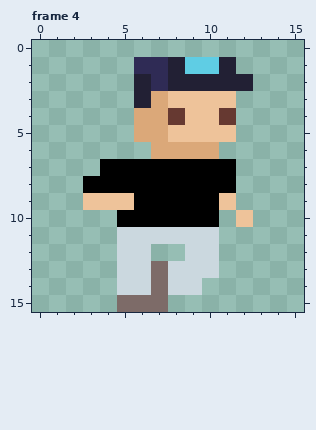
Pixel-art file: sprites/run.aseprite. The first picture shows the starting point.
16x16 pixels, 4 frames. Shown: frame 4. The commit also changed other frames, which this record leaves out.
And afterwards:
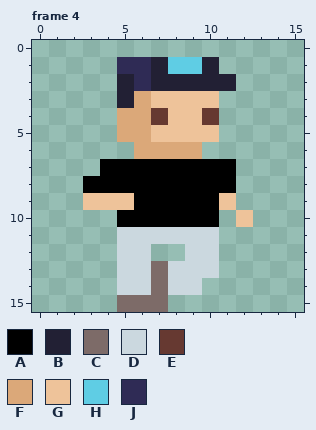
Palette (. is transparent): A #000000  B #222034  C #7d6b68  D #cbd8df  E #663931  F #dba879  G #eec39a  H #5fcde4  J #2f2b55
Log entry: loverboi run+idle animation scenes
From old to new:
Changed rows in their new state; - is an unchanged pixel.
Frame 4:
first column x 5:
 1 J-BH-B.-
 2 BJB----.
 3 BFG---.-
 4 F-EG-E.-
 5 F-G---.-
 6 -F---.--
